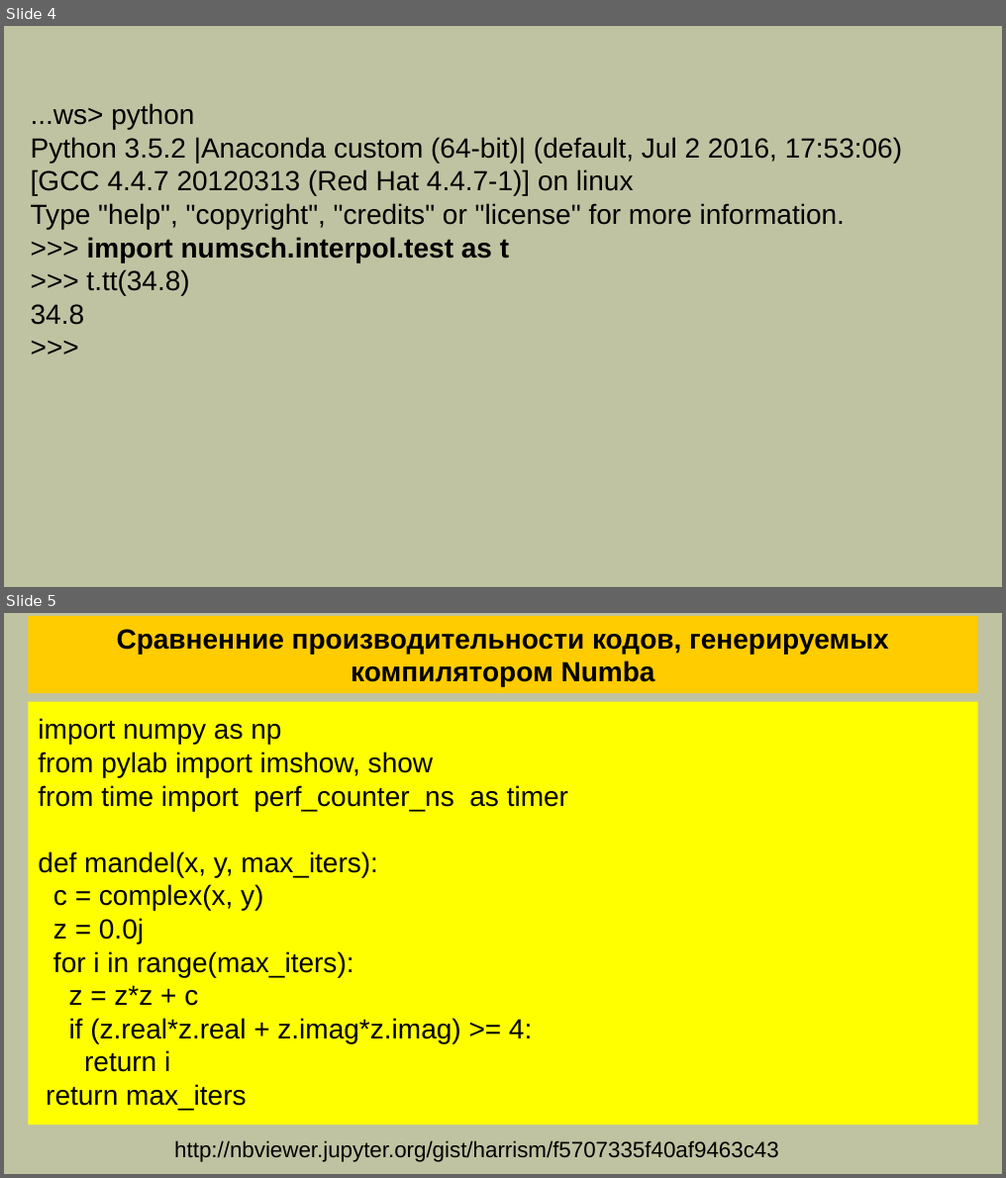
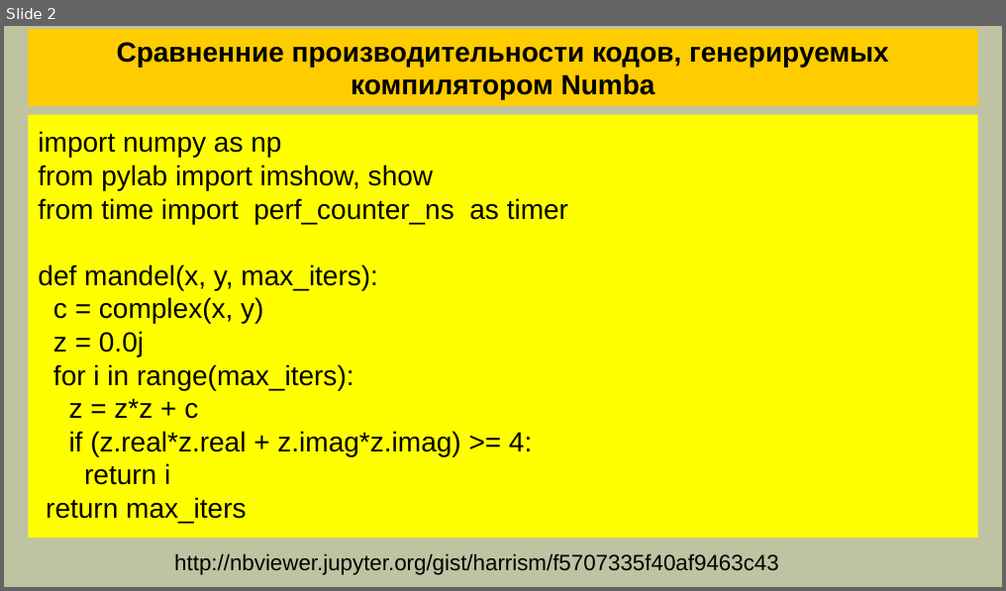
Before and after one commit to mlkv52/sibsutis_cuda_bachelors-2025, a slide deck: Лекции/pptx/Лекция10-ПГП-2025.pptx. Shown one above the other, each under a label of ours: slides 4 and 5 before the commit, slide 2 after it. The pictures are 1006x1178 and 1006x591 pixels, drawn with LibreOffice and Linux fonts; fonts in the diff are those of the drawing. Boxes give left, top, right and bottom in pixels: in the first picture for what was removed or moved away, otherwise in the second. Text is boxed around its words. In the diff, an @@ line names an element or a change of style, - is before the commit and + after.

```diff
--- a/Лекции/pptx/Лекция10-ПГП-2025.pptx
+++ b/Лекции/pptx/Лекция10-ПГП-2025.pptx
@@ slide 4 removed at [4, 26, 1002, 587], background #C0C3A1 @@
@@ text removed at [31, 103, 902, 325] @@
-...ws> python
-Python 3.5.2 |Anaconda custom (64-bit)| (default, Jul 2 2016, 17:53:06)
-[GCC 4.4.7 20120313 (Red Hat 4.4.7-1)] on linux
-Type "help", "copyright", "credits" or "license" for more information.
->>> import numsch.interpol.test as t
->>> t.tt(34.8)
-34.8
->>>
@@ what was slide 5 is now slide 2 @@
```
Also in this commit, not shown: 1 slide changed, 2 other slides removed, 1 other file.
